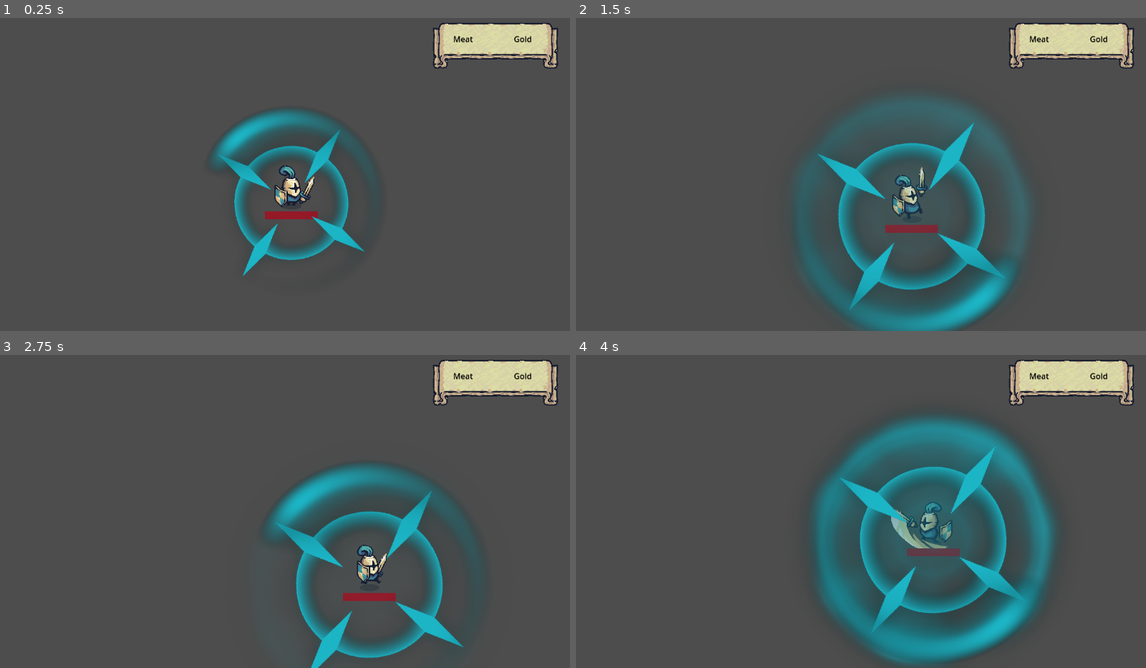
Above: before the commit, frames 1-4 (two rows, left to right).
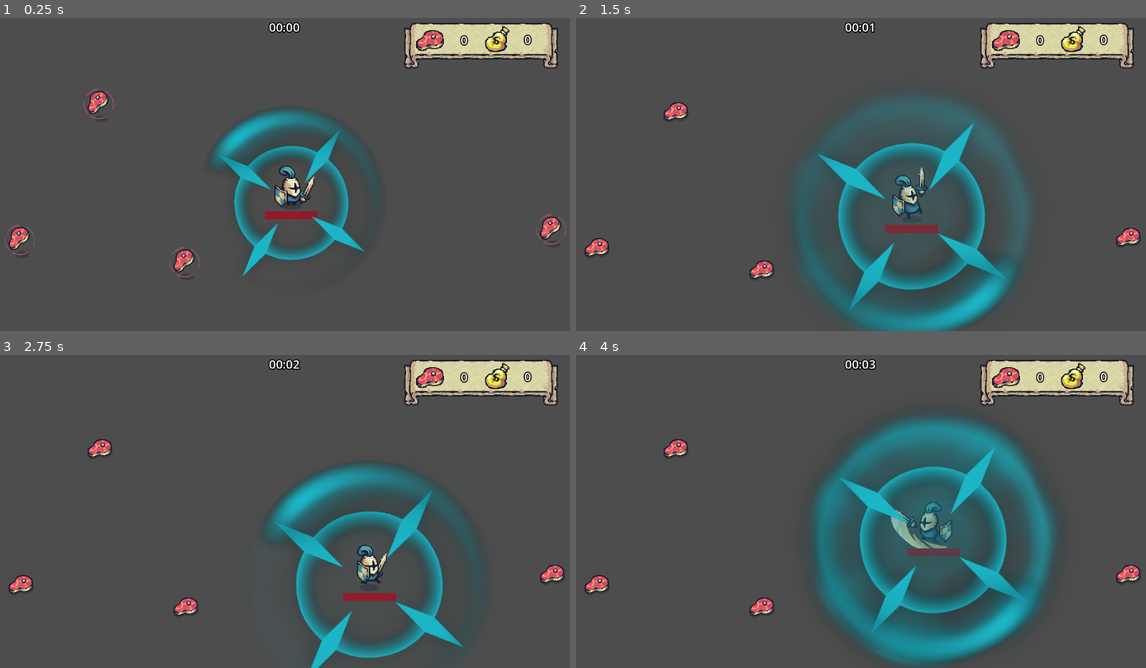
Above: after the commit, the same moments.

Repository: artphil/knight_survivor
Game: Godot game, scene res://tests/test_ui.tscn
Two runs of this game, one before a commit and one after it. Both use one fixed random seed, a clock stepped at 60 frames per second and the inputs below. The project has no main scene, so this scene is started directly.
Inputs:
- Up to frame 1 (0.25 s): no input
- Up to frame 2 (1.5 s): hold D (move_right) 0.53-1.28 s; tap Space (attack) at 0.6, 1.35 s; hold S (move_down) from 1.28 s (still down)
- Up to frame 3 (2.75 s): release S (move_down) at 2.03 s; hold D (move_right) from 2.03 s (still down); tap Space (attack) at 2.1 s
- Up to frame 4 (4 s): release D (move_right) at 2.78 s; hold W (move_up) 2.78-3.53 s; tap Space (attack) at 2.85, 3.6 s; hold A (move_left) from 3.53 s (still down)

The runs differ from the first frame. In frame 1, 2.3% of the frame differs, in the area x 0-100%, y 1-83%; in frame 2, 2.2%; in frame 3, 2.2%; in frame 4, 2.2%.

Commit message:
feat: ui register meats collected

Diff:
--- a/game_manager.gd
+++ b/game_manager.gd
@@ -1,3 +1,4 @@
 extends Node
 
 var player_position: Vector2
+var player: Player
--- a/misc/life_regenerator.gd
+++ b/misc/life_regenerator.gd
@@ -1,6 +1,7 @@
 extends Node2D
 
 @export var regeneration_amount: int = 10
+@export var item_name: String = ''
 
 func _ready():
 	$Area2D.body_entered.connect(_on_body_entered)
@@ -8,6 +9,7 @@
 
 func _on_body_entered(body):
 	if body.is_in_group('player'):
-		var player:Player = body
+		var player: Player = body
 		player.heal(regeneration_amount)
+		player.item_collected.emit(item_name)
 		queue_free()
--- a/misc/meat.tscn
+++ b/misc/meat.tscn
@@ -66,6 +66,7 @@
 [node name="Meat" type="Node2D"]
 script = ExtResource("1_mw7lk")
 regeneration_amount = 20
+item_name = "meat"
 
 [node name="AnimatedSprite2D" type="AnimatedSprite2D" parent="."]
 position = Vector2(0, -34)
--- a/player/player.gd
+++ b/player/player.gd
@@ -1,26 +1,24 @@
 class_name Player
 extends CharacterBody2D
 
+signal item_collected(item_name: String)
+
 @export_category('Movement')
 @export var speed: float = 3
+
 @export_category('Sword')
 @export var sword_attack: int = 2
+
 @export_category('Aura')
 @export var aura_damage: int = 2
 @export var aura_interval: float = 30
 @export var aura_prefab: PackedScene
+
 @export_category('Life')
 @export var health: int = 100
 @export var max_health: int = 100
 @export var hit_frequency: float = 0.5
 @export var death_prefab: PackedScene
-
-@onready var sprite: Sprite2D = $Sprite2D
-@onready var animation: AnimationPlayer = $AnimationPlayer
-@onready var sword_area: Area2D = $SwordArea
-@onready var hitbox_area: Area2D = $HitboxArea
-@onready var health_progress: ProgressBar = $HealthProgress
-
 
 var input_vector: Vector2 = Vector2()
 var attack_cooldown: float = 0
@@ -30,6 +28,15 @@
 var is_running: bool = false
 var was_running: bool = false
 
+@onready var sprite: Sprite2D = $Sprite2D
+@onready var animation: AnimationPlayer = $AnimationPlayer
+@onready var sword_area: Area2D = $SwordArea
+@onready var hitbox_area: Area2D = $HitboxArea
+@onready var health_progress: ProgressBar = $HealthProgress
+
+
+func _ready() -> void:
+	GameManager.player = self
 
 func _process(delta) -> void:
 	GameManager.player_position = position
@@ -51,7 +58,6 @@
 	health_progress.max_value = max_health
 	health_progress.value = health
 
-
 func _physics_process(_delta: float) -> void:
 	process_input()
 	move_and_slide()
@@ -68,7 +74,6 @@
 	if is_attacking:
 		target_velocity *= 0.25
 	velocity = lerp(velocity, target_velocity, 0.2)
-
 
 func process_animation() -> void:
 	was_running = is_running
@@ -87,7 +92,6 @@
 	elif input_vector.x < 0:
 		sprite.flip_h = true
 
-
 func process_countdown(delta: float) -> void:
 	if is_attacking:
 		attack_cooldown -= delta
@@ -98,7 +102,6 @@
 
 	aura_cooldown -= delta
 
-
 func attack() -> void:
 	if is_attacking:
 		return
@@ -107,7 +110,6 @@
 
 	is_attacking = true
 	attack_cooldown = 0.6
-
 
 func apply_damage_to_enemies() -> void:
 	var enemies = sword_area.get_overlapping_bodies()
@@ -137,7 +139,6 @@
 
 			damage(enemy.attack_damage)
 
-
 func damage(amount: int) -> void:
 	health -= amount
 
@@ -158,7 +159,7 @@
 
 	queue_free()
 
-func heal(amount: float):
+func heal(amount: int):
 	health += amount
 	health = min(health, max_health)
 	print("Player health: %d / %d" % [health, max_health])
--- a/tests/test_ui.tscn
+++ b/tests/test_ui.tscn
@@ -1,70 +1,24 @@
-[gd_scene load_steps=6 format=3 uid="uid://5tr1qa8ghjw"]
+[gd_scene load_steps=4 format=3 uid="uid://5tr1qa8ghjw"]
 
 [ext_resource type="PackedScene" uid="uid://cyur00vudnqgy" path="res://player/player.tscn" id="1_ouy0l"]
-[ext_resource type="Texture2D" uid="uid://s2vllouooxun" path="res://addons/Tiny Swords/UI/Banners/Banner_Horizontal.png" id="2_hwbxr"]
-
-[sub_resource type="StyleBoxTexture" id="StyleBoxTexture_tepiv"]
-texture = ExtResource("2_hwbxr")
-texture_margin_left = 32.0
-texture_margin_top = 16.0
-texture_margin_right = 32.0
-texture_margin_bottom = 48.0
-axis_stretch_horizontal = 2
-axis_stretch_vertical = 2
-region_rect = Rect2(32, 48, 128, 128)
-
-[sub_resource type="LabelSettings" id="LabelSettings_s4035"]
-font_color = Color(0, 0, 0, 1)
-
-[sub_resource type="LabelSettings" id="LabelSettings_ondlh"]
-font_color = Color(0, 0, 0, 1)
+[ext_resource type="PackedScene" uid="uid://cvrisvbi4sm1c" path="res://ui/game_ui.tscn" id="2_2scbd"]
+[ext_resource type="PackedScene" uid="uid://dby0wr46tiqxd" path="res://misc/meat.tscn" id="3_tyn5h"]
 
 [node name="test_ui" type="Node2D"]
 
 [node name="Player" parent="." instance=ExtResource("1_ouy0l")]
 position = Vector2(591, 390)
 
-[node name="CanvasLayer" type="CanvasLayer" parent="."]
+[node name="GameUI" parent="." instance=ExtResource("2_2scbd")]
 
-[node name="Panel" type="Panel" parent="CanvasLayer"]
-anchors_preset = 1
-anchor_left = 1.0
-anchor_right = 1.0
-offset_left = -277.0
-offset_top = 27.0
-offset_right = -23.0
-offset_bottom = 125.0
-grow_horizontal = 0
-theme_override_styles/panel = SubResource("StyleBoxTexture_tepiv")
+[node name="Meat" parent="." instance=ExtResource("3_tyn5h")]
+position = Vector2(202, 226)
 
-[node name="Gold" type="Label" parent="CanvasLayer/Panel"]
-layout_mode = 1
-anchors_preset = 8
-anchor_left = 0.5
-anchor_top = 0.5
-anchor_right = 0.5
-anchor_bottom = 0.5
-offset_left = 37.0
-offset_top = -28.0
-offset_right = 77.0
-offset_bottom = -2.0
-grow_horizontal = 2
-grow_vertical = 2
-text = "Gold"
-label_settings = SubResource("LabelSettings_s4035")
+[node name="Meat2" parent="." instance=ExtResource("3_tyn5h")]
+position = Vector2(1113, 479)
 
-[node name="Meat" type="Label" parent="CanvasLayer/Panel"]
-layout_mode = 1
-anchors_preset = 8
-anchor_left = 0.5
-anchor_top = 0.5
-anchor_right = 0.5
-anchor_bottom = 0.5
-offset_left = -85.0
-offset_top = -28.0
-offset_right = -45.0
-offset_bottom = -2.0
-grow_horizontal = 2
-grow_vertical = 2
-text = "Meat"
-label_settings = SubResource("LabelSettings_ondlh")
+[node name="Meat3" parent="." instance=ExtResource("3_tyn5h")]
+position = Vector2(43, 500)
+
+[node name="Meat4" parent="." instance=ExtResource("3_tyn5h")]
+position = Vector2(375, 545)
--- /dev/null
+++ b/ui/game_ui.gd
@@ -0,0 +1,33 @@
+extends CanvasLayer
+
+
+var items = {
+  "meat": 0,
+  "gold": 0
+}
+
+@onready var time_label = %TimeLabel
+@onready var gold_label = %GoldLabel
+@onready var meat_label = %MeatLabel
+
+var time_elapse: float = 0
+
+
+func _ready() -> void:
+  GameManager.player.item_collected.connect(_on_colect_item)
+
+func _process(delta: float) -> void:
+  time_elapse += delta
+  time_label.set_text(get_time(time_elapse))
+  gold_label.set_text(str(items['gold']))
+  meat_label.set_text(str(items['meat']))
+
+func get_time(time_float: float) -> String:
+  var time_int: int = floori(time_float)
+  var seconds: int = time_int % 60
+  var minutes: int = time_int / 60
+
+  return "%02d:%02d" % [minutes, seconds]
+
+func _on_colect_item(item_name: String) -> void:
+  items[item_name] += 1
--- /dev/null
+++ b/ui/game_ui.tscn
@@ -0,0 +1,133 @@
+[gd_scene load_steps=10 format=3 uid="uid://cvrisvbi4sm1c"]
+
+[ext_resource type="Texture2D" uid="uid://s2vllouooxun" path="res://addons/Tiny Swords/UI/Banners/Banner_Horizontal.png" id="1_dlkrs"]
+[ext_resource type="Script" path="res://ui/game_ui.gd" id="1_ds8hd"]
+[ext_resource type="Texture2D" uid="uid://c3uhn1vvu2jtj" path="res://addons/Tiny Swords/Resources/Resources/M_Idle_(NoShadow).png" id="3_87v4e"]
+[ext_resource type="Texture2D" uid="uid://dggeqma22obbe" path="res://addons/Tiny Swords/Resources/Resources/G_Idle_(NoShadow).png" id="4_ile71"]
+
+[sub_resource type="SystemFont" id="SystemFont_b8uua"]
+font_names = PackedStringArray("Impact")
+font_weight = 999
+
+[sub_resource type="LabelSettings" id="LabelSettings_ujdju"]
+font = SubResource("SystemFont_b8uua")
+font_size = 24
+outline_size = 8
+outline_color = Color(0, 0, 0, 1)
+
+[sub_resource type="StyleBoxTexture" id="StyleBoxTexture_tepiv"]
+texture = ExtResource("1_dlkrs")
+texture_margin_left = 32.0
+texture_margin_top = 16.0
+texture_margin_right = 32.0
+texture_margin_bottom = 48.0
+axis_stretch_horizontal = 2
+axis_stretch_vertical = 2
+region_rect = Rect2(32, 48, 128, 128)
+
+[sub_resource type="AtlasTexture" id="AtlasTexture_g5aia"]
+atlas = ExtResource("3_87v4e")
+region = Rect2(40, 48, 56, 56)
+
+[sub_resource type="AtlasTexture" id="AtlasTexture_431hd"]
+atlas = ExtResource("4_ile71")
+region = Rect2(40, 48, 56, 56)
+
+[node name="GameUI" type="CanvasLayer"]
+script = ExtResource("1_ds8hd")
+
+[node name="TimeLabel" type="Label" parent="."]
+unique_name_in_owner = true
+anchors_preset = 5
+anchor_left = 0.5
+anchor_right = 0.5
+offset_left = -20.0
+offset_top = 19.0
+offset_right = 20.0
+offset_bottom = 45.0
+grow_horizontal = 2
+text = "TIME"
+label_settings = SubResource("LabelSettings_ujdju")
+horizontal_alignment = 1
+vertical_alignment = 1
+
+[node name="Panel" type="Panel" parent="."]
+anchors_preset = 1
+anchor_left = 1.0
+anchor_right = 1.0
+offset_left = -335.0
+offset_top = 27.0
+offset_right = -23.0
+offset_bottom = 125.0
+grow_horizontal = 0
+theme_override_styles/panel = SubResource("StyleBoxTexture_tepiv")
+
+[node name="MeatLabel" type="Label" parent="Panel"]
+unique_name_in_owner = true
+layout_mode = 1
+anchors_preset = 8
+anchor_left = 0.5
+anchor_top = 0.5
+anchor_right = 0.5
+anchor_bottom = 0.5
+offset_left = -76.0
+offset_top = -32.0
+offset_right = 9.0
+offset_bottom = 5.0
+grow_horizontal = 2
+grow_vertical = 2
+text = "MEAT"
+label_settings = SubResource("LabelSettings_ujdju")
+horizontal_alignment = 1
+vertical_alignment = 1
+
+[node name="GoldLabel" type="Label" parent="Panel"]
+unique_name_in_owner = true
+layout_mode = 1
+anchors_preset = 8
+anchor_left = 0.5
+anchor_top = 0.5
+anchor_right = 0.5
+anchor_bottom = 0.5
+offset_left = 50.0
+offset_top = -33.0
+offset_right = 139.0
+offset_bottom = 4.0
+grow_horizontal = 2
+grow_vertical = 2
+text = "GOLD"
+label_settings = SubResource("LabelSettings_ujdju")
+horizontal_alignment = 1
+vertical_alignment = 1
+
+[node name="TextureRect" type="TextureRect" parent="Panel"]
+layout_mode = 1
+anchors_preset = 8
+anchor_left = 0.5
+anchor_top = 0.5
+anchor_right = 0.5
+anchor_bottom = 0.5
+offset_left = -134.0
+offset_top = -47.0
+offset_right = -6.0
+offset_bottom = 81.0
+grow_horizontal = 2
+grow_vertical = 2
+scale = Vector2(0.5, 0.5)
+texture = SubResource("AtlasTexture_g5aia")
+
+[node name="TextureRect2" type="TextureRect" parent="Panel"]
+layout_mode = 1
+anchors_preset = 8
+anchor_left = 0.5
+anchor_top = 0.5
+anchor_right = 0.5
+anchor_bottom = 0.5
+offset_left = -1.0
+offset_top = -45.0
+offset_right = 127.0
+offset_bottom = 83.0
+grow_horizontal = 2
+grow_vertical = 2
+scale = Vector2(0.5, 0.5)
+texture = SubResource("AtlasTexture_431hd")
